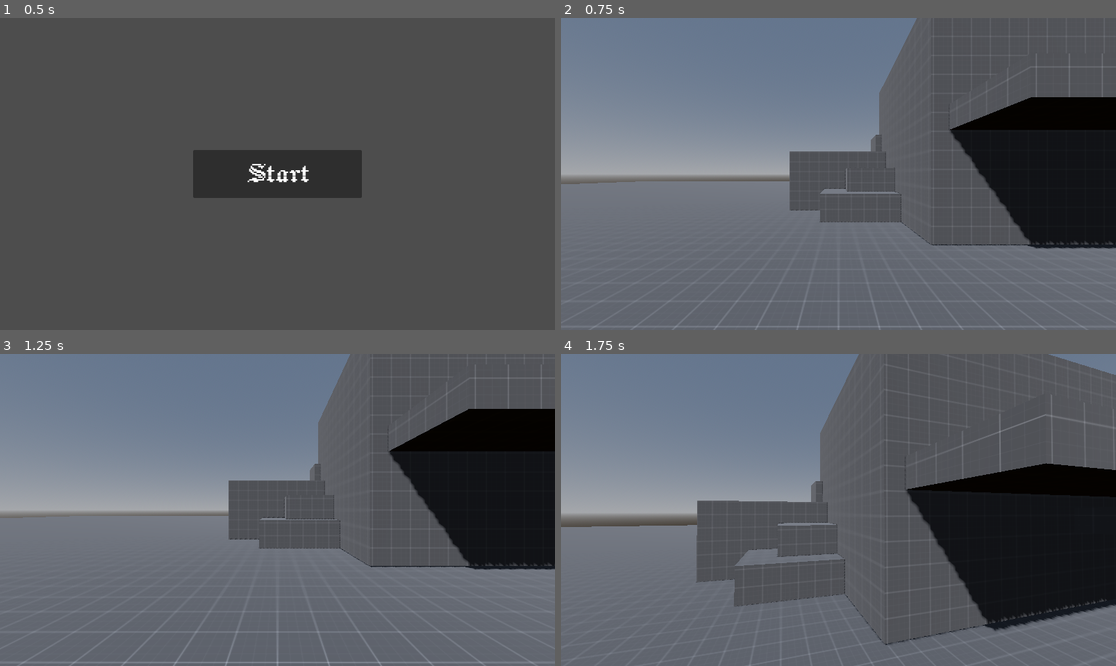
Above: before the commit, frames 1-4 (two rows, left to right).
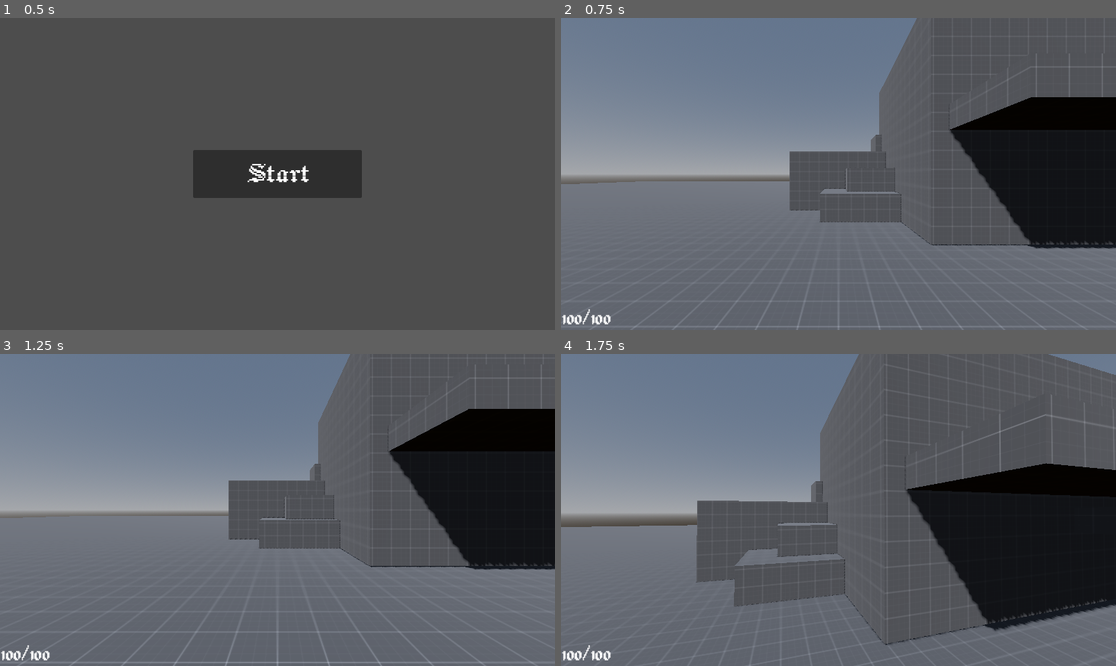
Above: after the commit, the same moments.

Repository: Deeeeelan/Some-Game-Jam-24
Game: Godot game, scene res://Scenes/Title Screen.tscn
The game is run twice, just before and just after one commit, with the same random seed, the same clock (stepped at 60 frames per second) and the same inputs.
Inputs (mouse positions are in pixels of both pictures, inside the frame that each line leads up to):
- Up to frame 1 (0.5 s): no input
- Up to frame 2 (0.75 s): click "Start" at 0.5 s
- Up to frame 3 (1.25 s): no input
- Up to frame 4 (1.75 s): tap Enter (ui_accept) at 1.25, 1.52 s; move the mouse to (866, 510) at 1.27 s; press the mouse at (866, 510) at 1.28 s; hold W (Forward) from 1.28 s (still down)

Frame 1 is identical in both runs. In frame 2, 0.2% of the frame differs, in the area x 0-10%, y 93-99%; in frame 3, 0.2%; in frame 4, 0.2%.

Commit message:
Added player health and enemy damage

Diff:
--- a/Scenes/Game.tscn
+++ b/Scenes/Game.tscn
@@ -6,6 +6,7 @@
 [ext_resource type="Material" uid="uid://bavnshhfq73yu" path="res://Resources/Materials/RedPlaceholder.tres" id="3_6lbct"]
 [ext_resource type="Script" path="res://Scripts/BasicEnemy.gd" id="3_axfpw"]
 [ext_resource type="Script" path="res://Scripts/Pause Screen.gd" id="4_w4rgy"]
+[ext_resource type="Script" path="res://Scripts/UIManager.gd" id="5_ubbnd"]
 [ext_resource type="FontFile" uid="uid://c1k08kigjcudw" path="res://Assets/Fonts/Jacquard12-Regular.ttf" id="6_nfg15"]
 
 [sub_resource type="CapsuleShape3D" id="CapsuleShape3D_44npv"]
@@ -23,6 +24,9 @@
 background_mode = 2
 sky = SubResource("Sky_p2ky0")
 
+[sub_resource type="SphereShape3D" id="SphereShape3D_bikjh"]
+radius = 0.75
+
 [sub_resource type="ShaderMaterial" id="ShaderMaterial_8qle5"]
 shader = ExtResource("3_6jm6e")
 shader_parameter/pixelSize = 4
@@ -31,12 +35,17 @@
 font = ExtResource("6_nfg15")
 font_size = 65
 
+[sub_resource type="LabelSettings" id="LabelSettings_njqa6"]
+font = ExtResource("6_nfg15")
+font_size = 50
+
 [node name="Game" type="Node"]
 
 [node name="Node3D" type="Node3D" parent="."]
 
 [node name="Player" type="CharacterBody3D" parent="Node3D"]
 script = ExtResource("1_iytmc")
+metadata/Player = true
 
 [node name="CollisionShape3D" type="CollisionShape3D" parent="Node3D/Player"]
 shape = SubResource("CapsuleShape3D_44npv")
@@ -202,13 +211,24 @@
 [node name="Head" type="Node3D" parent="Node3D/Enemies/Enemy"]
 transform = Transform3D(1, 0, 0, 0, 1, 0, 0, 0, 1, 0, 0.5, 0)
 
-[node name="Control" type="Control" parent="."]
+[node name="Melee" type="Area3D" parent="Node3D/Enemies/Enemy"]
+
+[node name="CollisionShape3D" type="CollisionShape3D" parent="Node3D/Enemies/Enemy/Melee"]
+shape = SubResource("SphereShape3D_bikjh")
+
+[node name="EnemyAttackTick" type="Timer" parent="Node3D/Enemies/Enemy"]
+wait_time = 0.1
+autostart = true
+
+[node name="Control" type="Control" parent="." node_paths=PackedStringArray("Player")]
 layout_mode = 3
 anchors_preset = 15
 anchor_right = 1.0
 anchor_bottom = 1.0
 grow_horizontal = 2
 grow_vertical = 2
+script = ExtResource("5_ubbnd")
+Player = NodePath("../Node3D/Player")
 
 [node name="ColorRect" type="ColorRect" parent="Control"]
 visible = false
@@ -256,3 +276,23 @@
 label_settings = SubResource("LabelSettings_f05eg")
 horizontal_alignment = 1
 vertical_alignment = 1
+
+[node name="Health" type="Control" parent="Control"]
+layout_mode = 1
+anchors_preset = 2
+anchor_top = 1.0
+anchor_bottom = 1.0
+offset_top = -88.0
+offset_right = 228.0
+grow_vertical = 0
+
+[node name="Label" type="Label" parent="Control/Health"]
+layout_mode = 1
+anchors_preset = 15
+anchor_right = 1.0
+anchor_bottom = 1.0
+grow_horizontal = 2
+grow_vertical = 2
+text = "100/100"
+label_settings = SubResource("LabelSettings_njqa6")
+vertical_alignment = 2
--- a/Scripts/BasicEnemy.gd
+++ b/Scripts/BasicEnemy.gd
@@ -25,12 +25,20 @@
 		death()
 
 
+
 func Jump():
 	velocity.y = JUMP_VELOCITY
 
-#func _ready() -> void:
-#
+func melee():
+	var DetectedItems = $Melee.get_overlapping_bodies()
 
+	for i in DetectedItems:
+		if i is CharacterBody3D and i.get_meta("Player") == true:
+			print("Player: ", i)
+			i.take_damage(1)
+
+func _ready() -> void:
+	$EnemyAttackTick.timeout.connect(melee)
 
 func _physics_process(delta: float) -> void:
 	# Add the gravity.
--- /dev/null
+++ b/Scripts/UIManager.gd
@@ -0,0 +1,11 @@
+extends Control
+@export var Player: CharacterBody3D
+
+# Called when the node enters the scene tree for the first time.
+func _ready() -> void:
+	pass # Replace with function body.
+
+
+# Called every frame. 'delta' is the elapsed time since the previous frame.
+func _process(delta: float) -> void:
+	$Health/Label.text = str(Player.health) + "/" + str(Player.max_health)
Not shown: 1 places in Scenes/Game.tscn that only renumber resources
